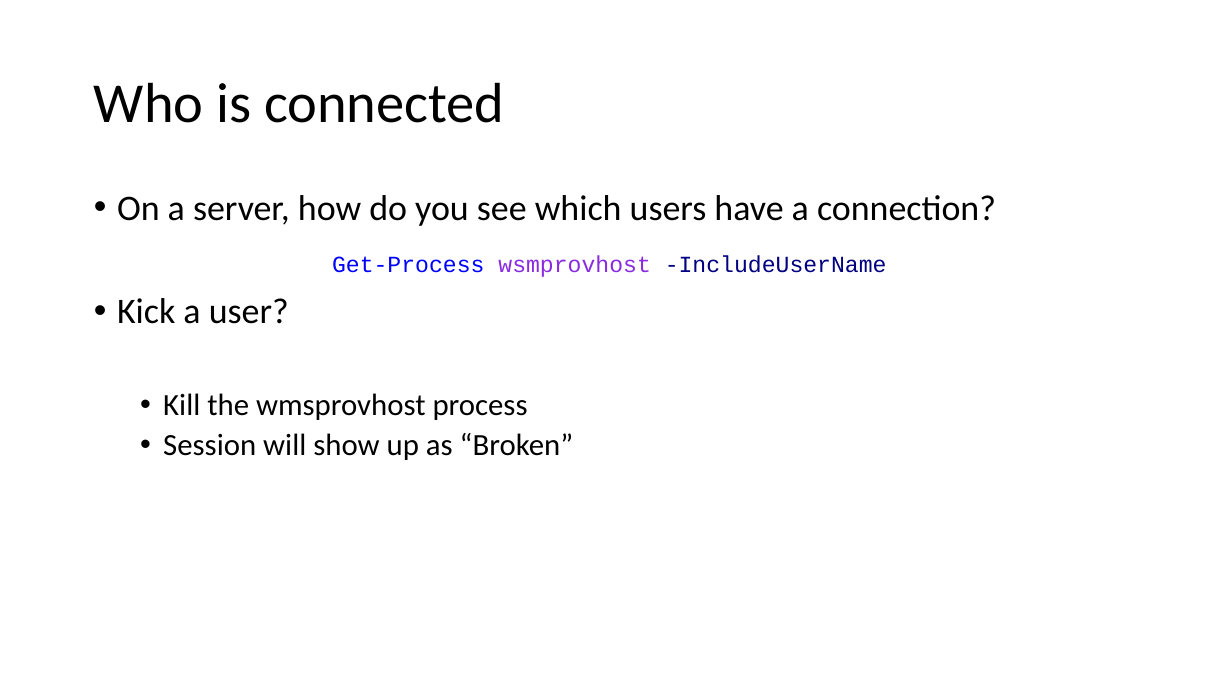
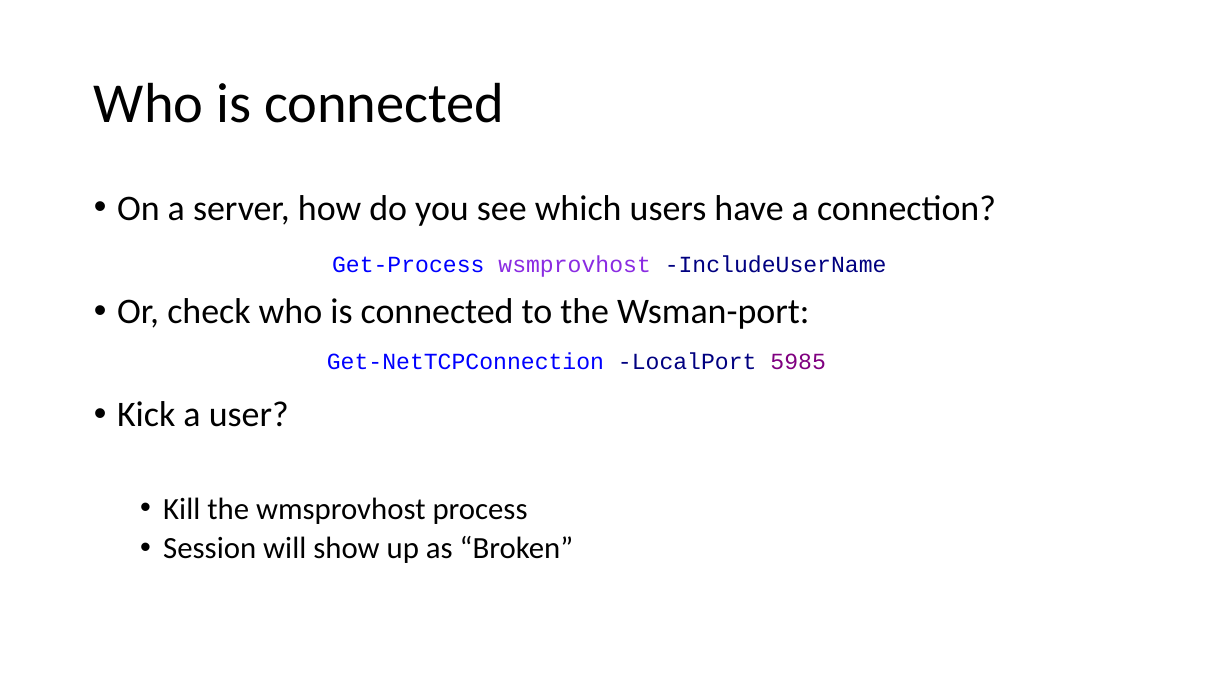
Before and after one commit to mjochen/PS-Technologies, a slide deck: slide 22 of Remoting/Remote control.pptx. Drawn at 1232x693 pixels with LibreOffice and Linux fonts; fonts in the diff are those of the drawing. Boxes give left, top, right and bottom in pixels: in the first picture for what was removed or moved away, otherwise in the second. Text is boxed around its words. In the diff, an @@ line names an element or a change of style, - is before the commit and + after.

```diff
--- a/Remoting/Remote control.pptx
+++ b/Remoting/Remote control.pptx
@@ text at (117,298,809,329): paragraph added @@
+• Or, check who is connected to the Wsman-port:
@@ text added at (327,353,825,370), 18 pt, text #0000FF @@
+Get-NetTCPConnection -LocalPort 5985
```
Also in this commit, not shown: 1 other file.
